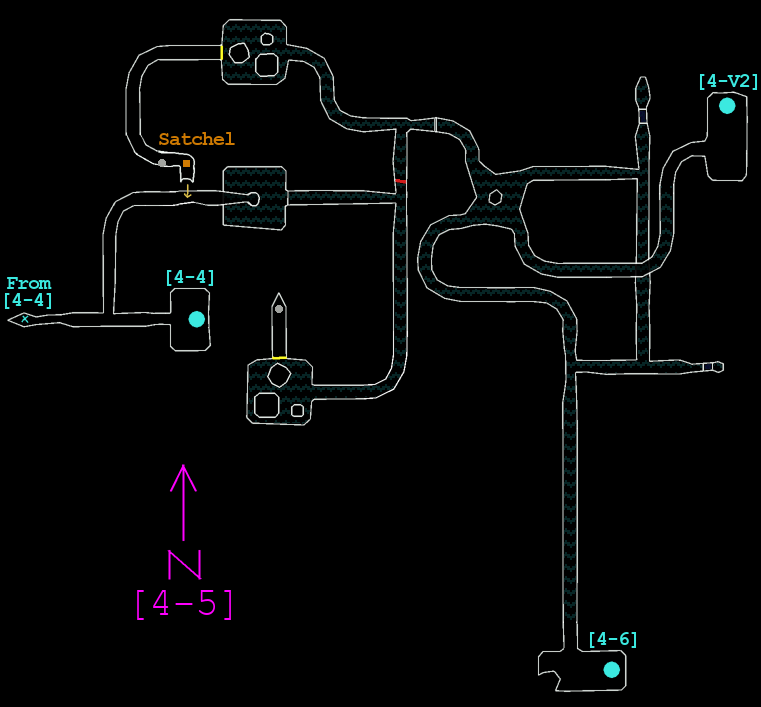
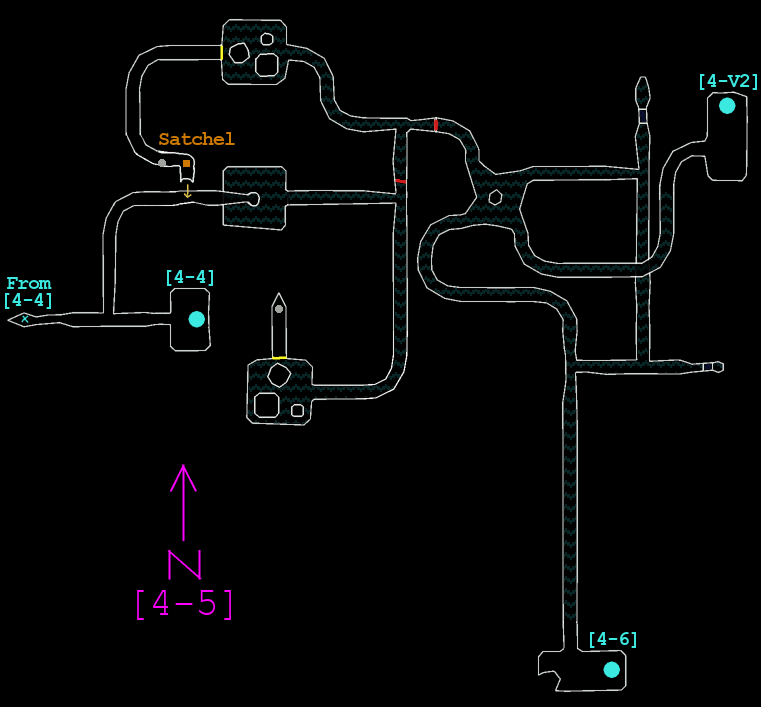
The second 761px x 707px image is a revision of the first. Changes to its layers:
painted on "main" over [286, 119, 439, 204]
painted on "water" over [661, 186, 672, 188]
